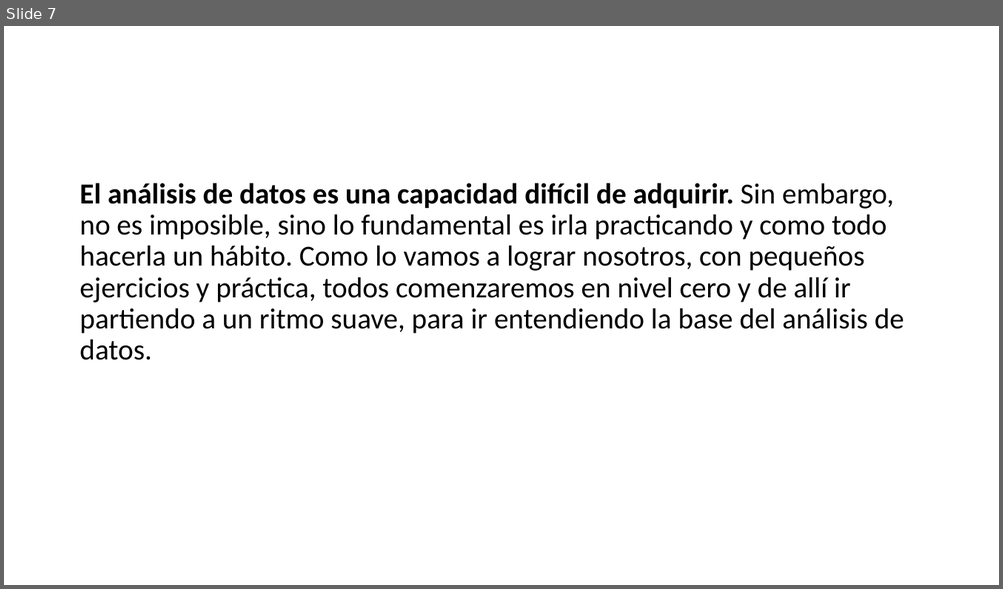
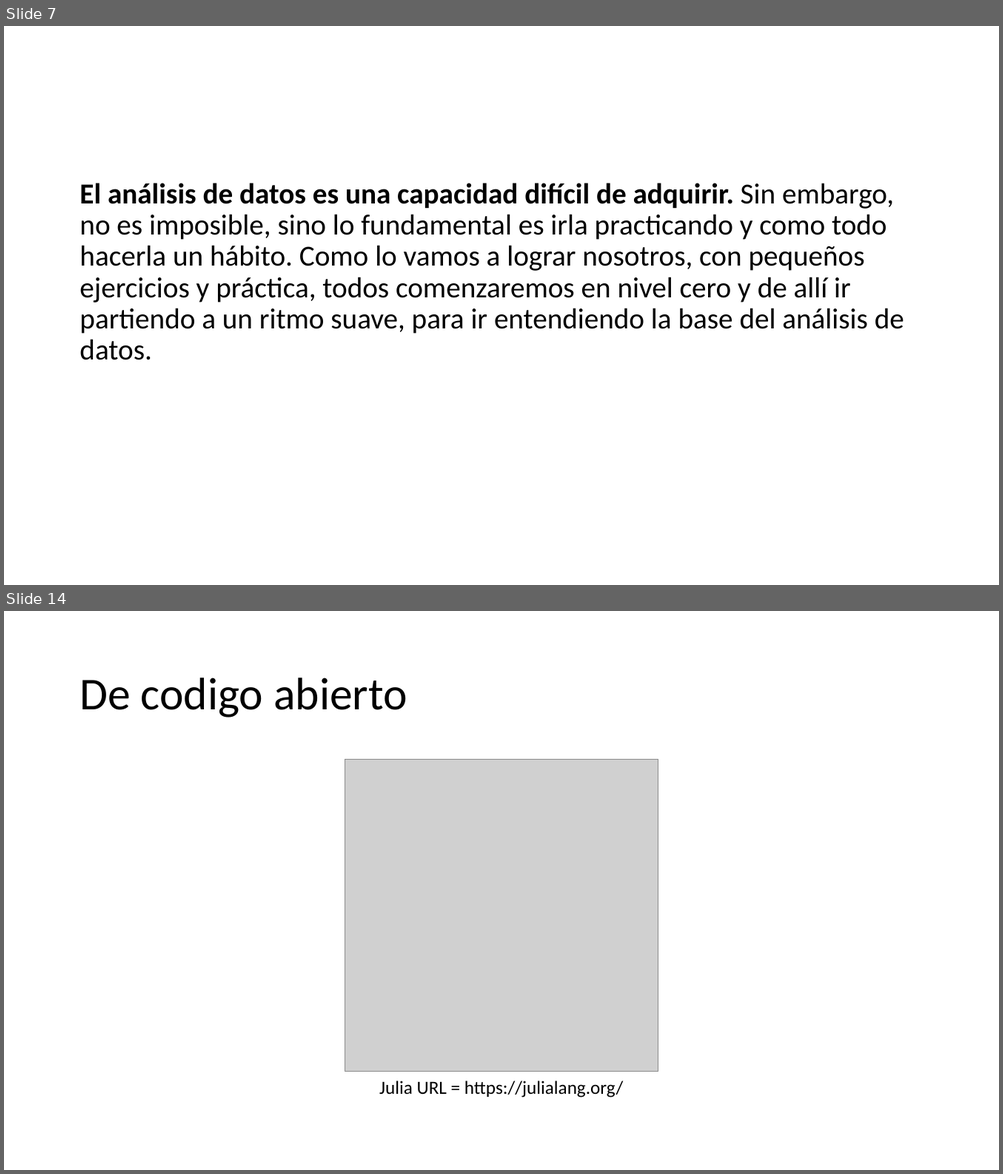
Before and after one commit to wparedesgt/RBasico, a slide deck: presentaciones/S01-New/00_Inicio.pptx. Shown one above the other, each under a label of ours: slide 7 before the commit, slides 7 and 14 after it; the slides between them are not shown. The pictures are 1003x589 and 1003x1174 pixels, drawn with LibreOffice and Linux fonts; fonts in the diff are those of the drawing; grey boxes stand for pictures; background and template pictures are left out. Boxes give left, top, right and bottom in pixels: in the first picture for what was removed or moved away, otherwise in the second. Text is boxed around its words. In the diff, an @@ line names an element or a change of style, - is before the commit and + after.

```diff
--- a/presentaciones/S01-New/00_Inicio.pptx
+++ b/presentaciones/S01-New/00_Inicio.pptx
@@ slide 14 added at [4,611,999,1170], background picture (left out) @@
@@ title added at [79,678,407,718], 44 pt, text #000000 @@
+De codigo abierto
@@ picture added at [345,760,657,1072] @@
@@ text added at [379,1081,623,1098], 18 pt, text #000000 @@
+Julia URL = https://julialang.org/
```
Also in this commit, not shown: 10 other slides added, 9 other files.
